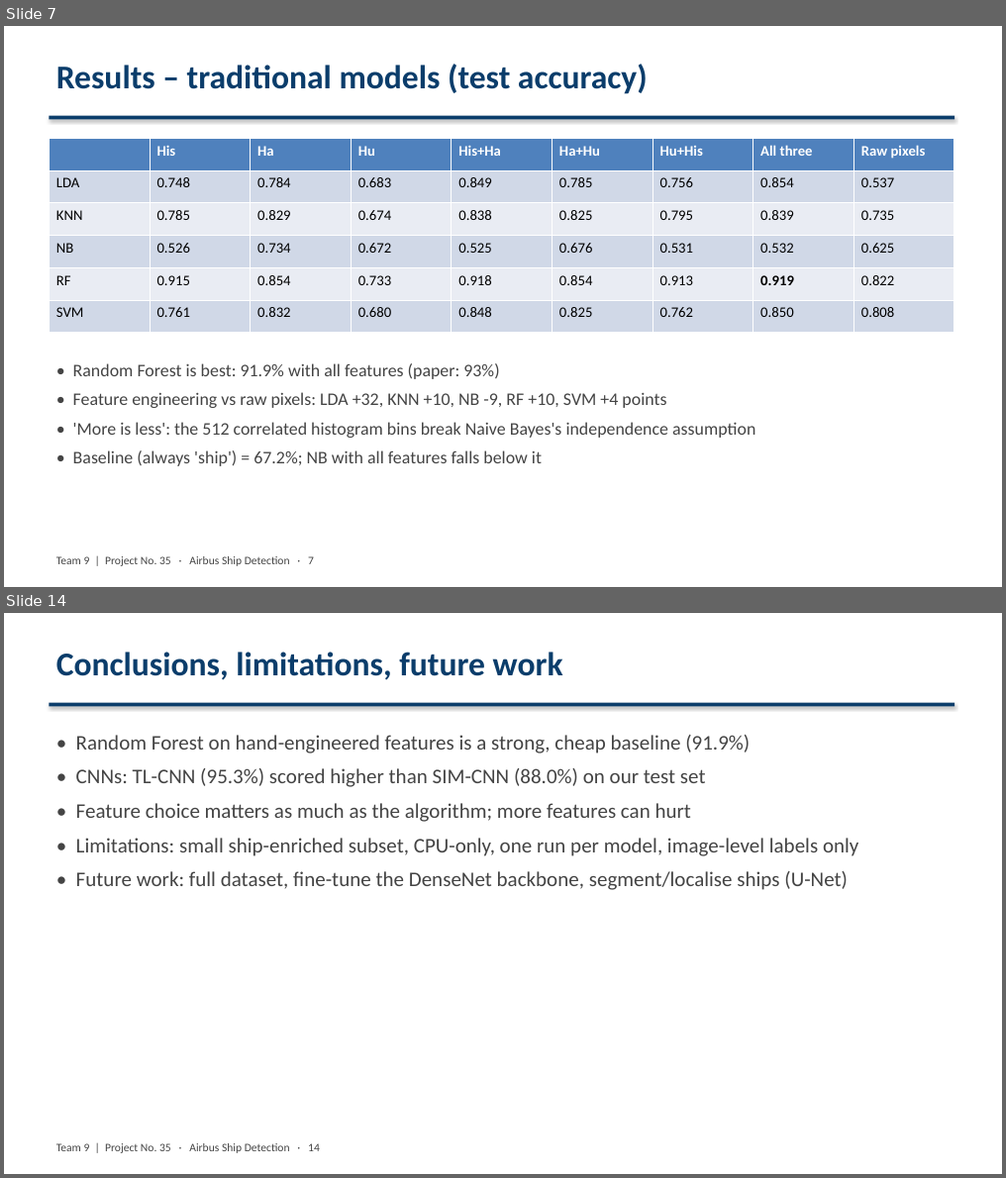
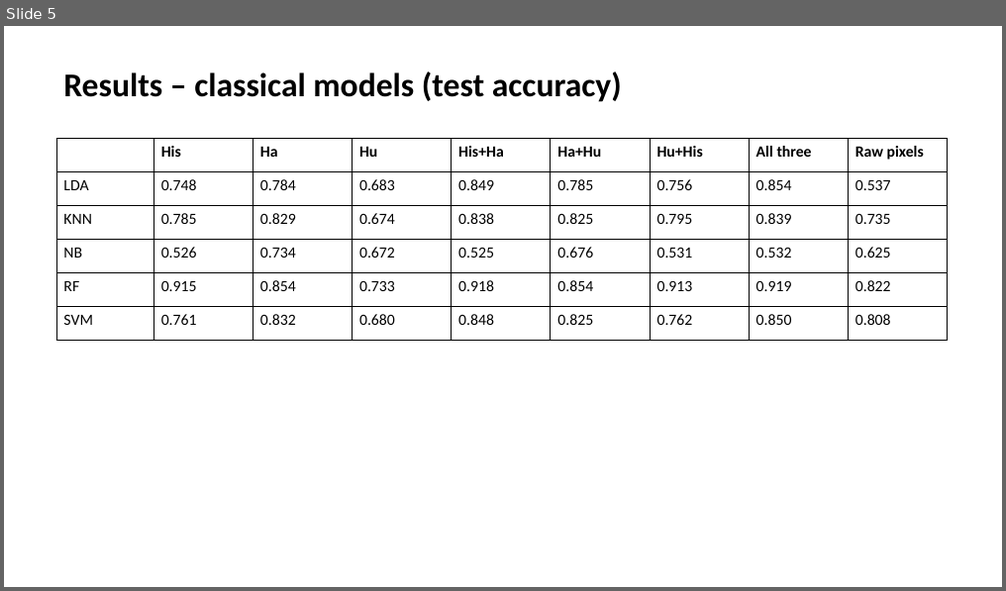
Before and after one commit to satvik1507-hehe/airbus-ship-detection, a slide deck: docs/Team9_Project35_Slides.pptx. Shown one above the other, each under a label of ours: slides 7 and 14 before the commit, slide 5 after it; the slides between them are not shown. The pictures are 1006x1178 and 1006x591 pixels, drawn with LibreOffice and Linux fonts; fonts in the diff are those of the drawing. Boxes give left, top, right and bottom in pixels: in the first picture for what was removed or moved away, otherwise in the second. Text is boxed around its words. In the diff, an @@ line names an element or a change of style, - is before the commit and + after.

Commit message:
Add live training demo, beginner's guide, plain slide deck and reference papers

```diff
--- a/docs/Team9_Project35_Slides.pptx
+++ b/docs/Team9_Project35_Slides.pptx
@@ slide 14 removed at (x1=4, y1=613, x2=1002, y2=1174), background #FFFFFF @@
@@ text removed at (x1=56, y1=652, x2=563, y2=680) @@
-Conclusions, limitations, future work
@@ rectangle removed at (x1=49, y1=703, x2=954, y2=707) @@
@@ text removed at (x1=76, y1=735, x2=858, y2=890) @@
-• Random Forest on hand-engineered features is a strong, cheap baseline (91.9%)
-• CNNs: TL-CNN (95.3%) scored higher than SIM-CNN (88.0%) on our test set
-• Feature choice matters as much as the algorithm; more features can hurt
-• Limitations: small ship-enriched subset, CPU-only, one run per model, image-level labels only
-• Future work: full dataset, fine-tune the DenseNet backbone, segment/localise ships (U-Net)
@@ text removed at (x1=56, y1=1144, x2=320, y2=1154) @@
-Team 9 | Project No. 35 · Airbus Ship Detection · 14
@@ what was slide 7 is now slide 5 @@
@@ slide 5 changed as well @@
@@ text at (x1=63, y1=72, x2=622, y2=102): text changed; text colour #0B3D6B to #000000 @@
-Results – traditional models (test accuracy)
+Results – classical models (test accuracy)
@@ rectangle removed at (x1=49, y1=116, x2=954, y2=120) @@
@@ table at (x1=56, y1=138, x2=944, y2=341) @@
@@ fill #4F81BD to #FFFFFF in row 1 @@
@@ fill #D0D8E8 to #FFFFFF in 27 cells @@
@@ fill #E9EDF4 to #FFFFFF in 18 cells @@
@@ size 14 to 15 pt @@
@@ text colour #FFFFFF to #000000 in "His", "Ha", "Hu", "His+Ha" and 4 more places @@
@@ bold off in "0.919" @@
@@ borders changed @@
@@ table resized from (x1=49, y1=138, x2=951, y2=333) to (x1=56, y1=138, x2=944, y2=341) @@
@@ text removed at (x1=73, y1=364, x2=755, y2=467) @@
-• Random Forest is best: 91.9% with all features (paper: 93%)
-• Feature engineering vs raw pixels: LDA +32, KNN +10, NB -9, RF +10, SVM +4 points
-• 'More is less': the 512 correlated histogram bins break Naive Bayes's independence assumption
-• Baseline (always 'ship') = 67.2%; NB with all features falls below it
@@ text removed at (x1=56, y1=557, x2=314, y2=567) @@
-Team 9 | Project No. 35 · Airbus Ship Detection · 7
```
Also in this commit, not shown: 4 other slides changed, 2 slides added, 9 other slides removed, 12 other files.
